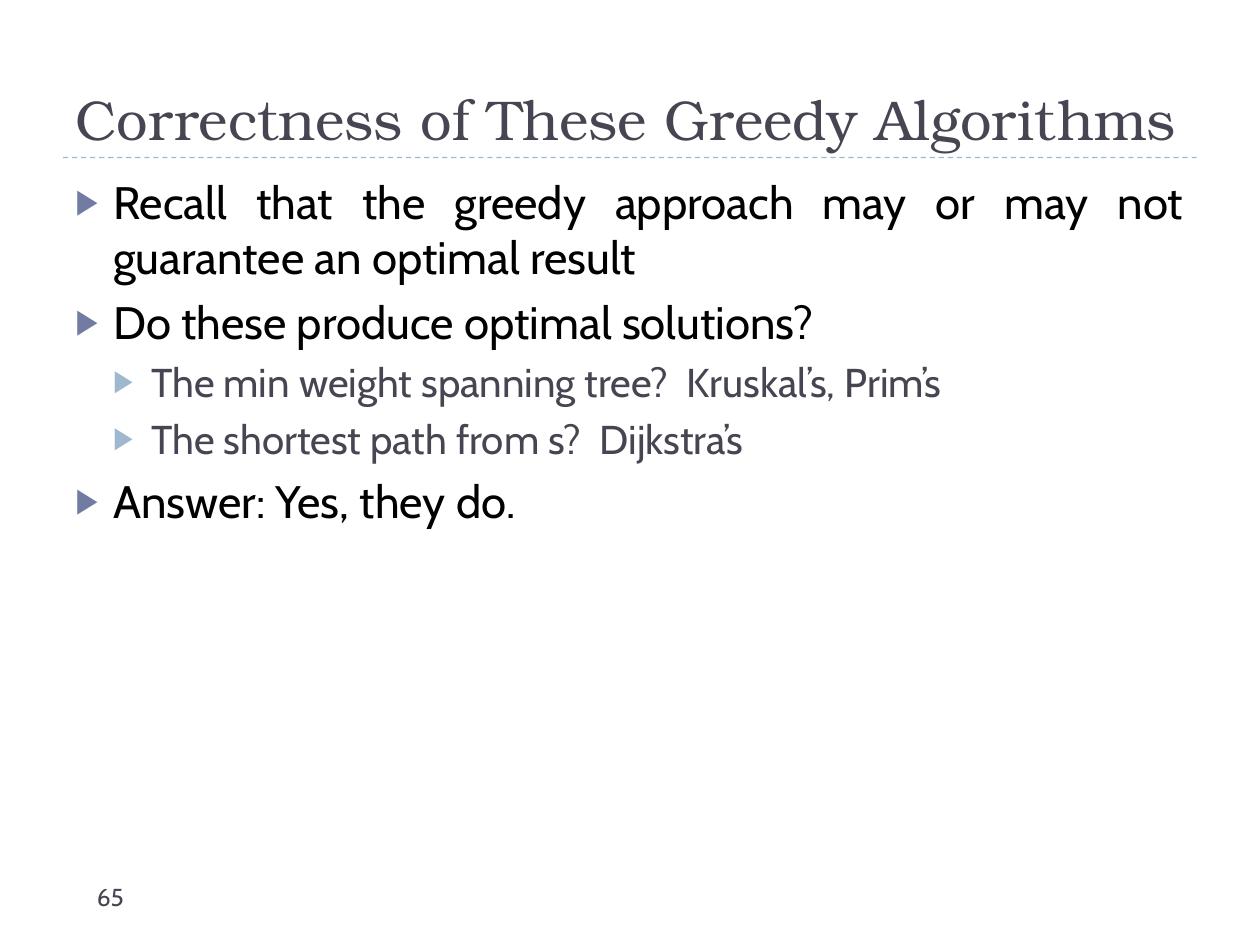
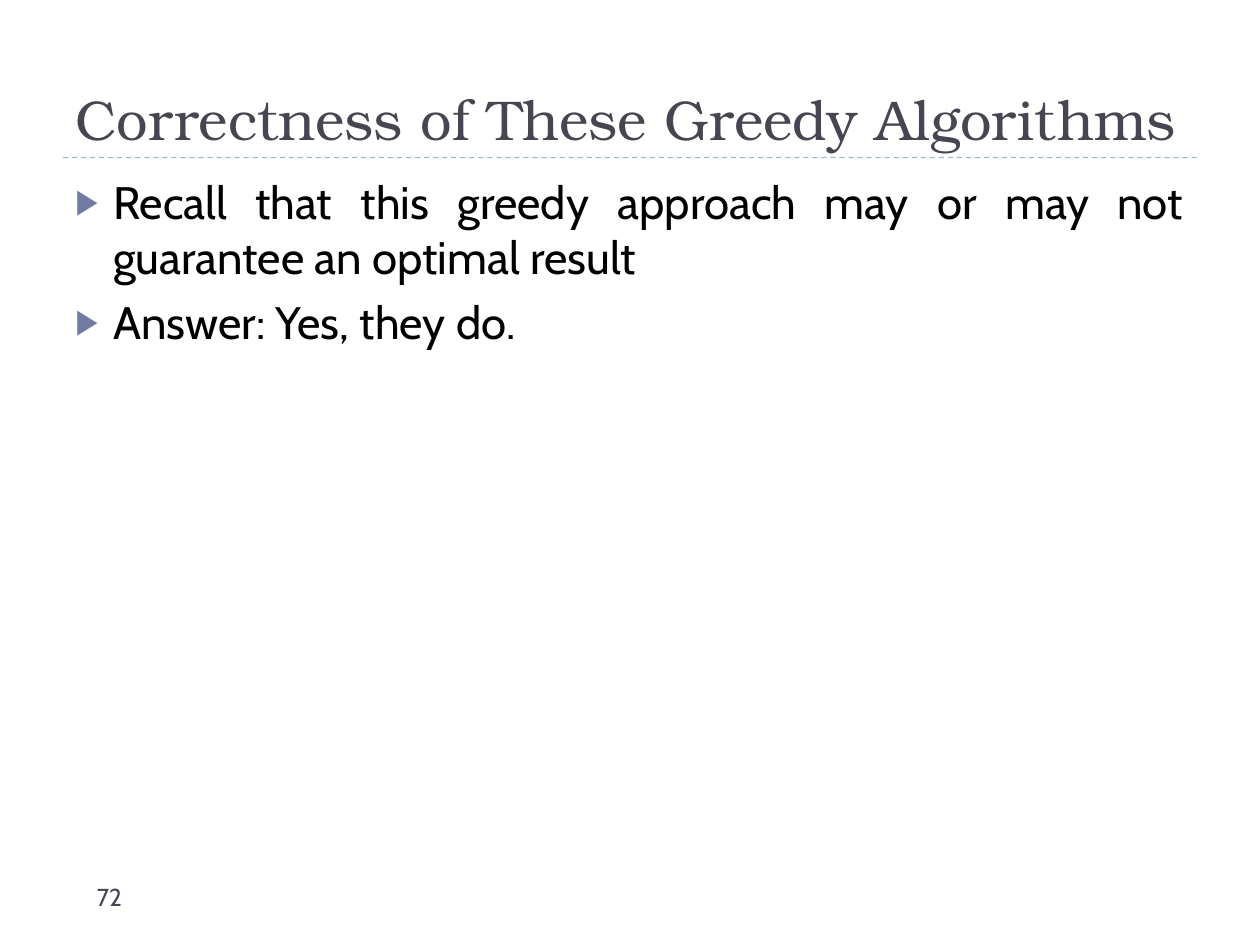
Before and after one commit to markfloryan/dsa2, a slide deck: slide 72 of slides/graphs-basic.pptx (slide 65 before the commit). Drawn at 1260x945 pixels with LibreOffice and Linux fonts; fonts in the diff are those of the drawing. Boxes give left, top, right and bottom in pixels: in the first picture for what was removed or moved away, otherwise in the second. Text is boxed around its words. In the diff, an @@ line names an element or a change of style, - is before the commit and + after.

```diff
--- a/slides/graphs-basic.pptx
+++ b/slides/graphs-basic.pptx
@@ text at box(113, 185, 1184, 284): text changed @@
-▶ Recall that the greedy approach may or may not guarantee an optimal result
-▶ Do these produce optimal solutions?
-  ▶ The min weight spanning tree? Kruskal’s, Prim’s
-  ▶ The shortest path from s? Dijkstra’s
+▶ Recall that this greedy approach may or may not guarantee an optimal result
@@ page number at box(97, 888, 122, 906): text changed @@
-65
+72
```
Also in this commit, not shown: 16 other slides changed, 9 slides added, 2 slides removed, 9 other files.
